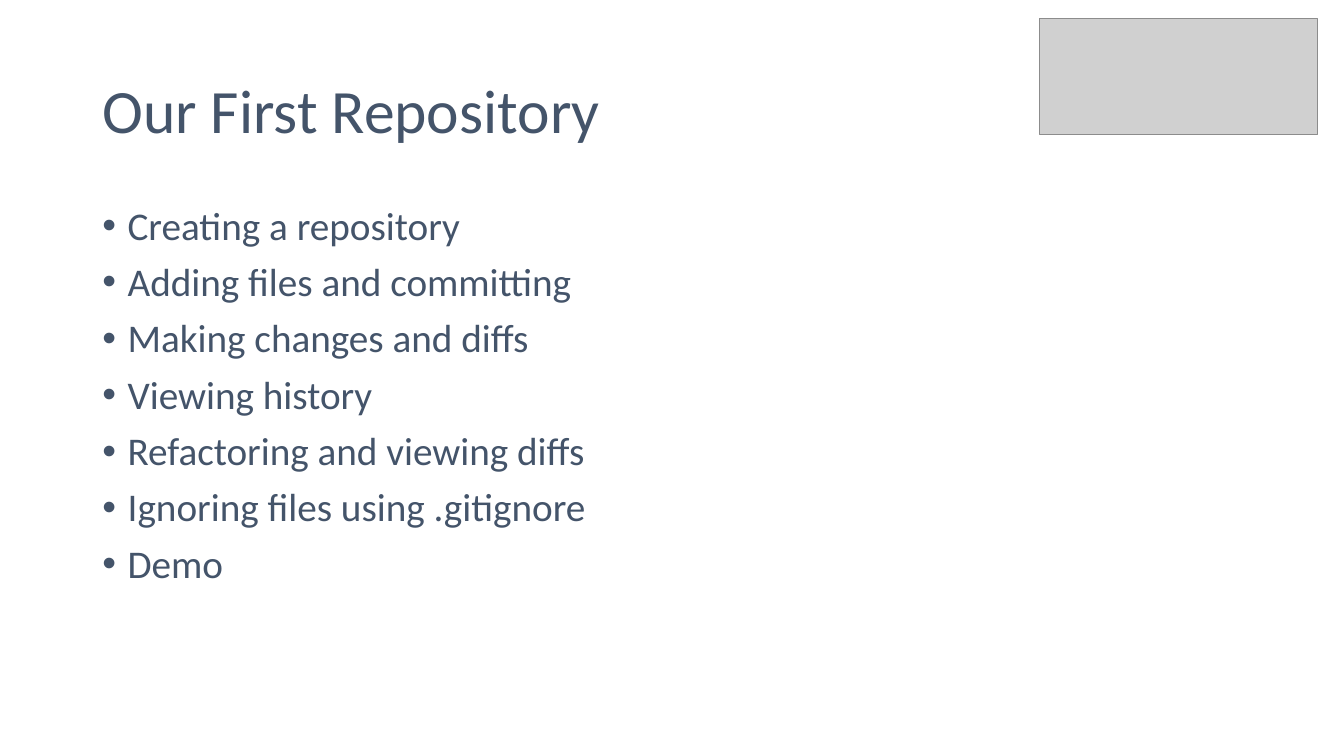
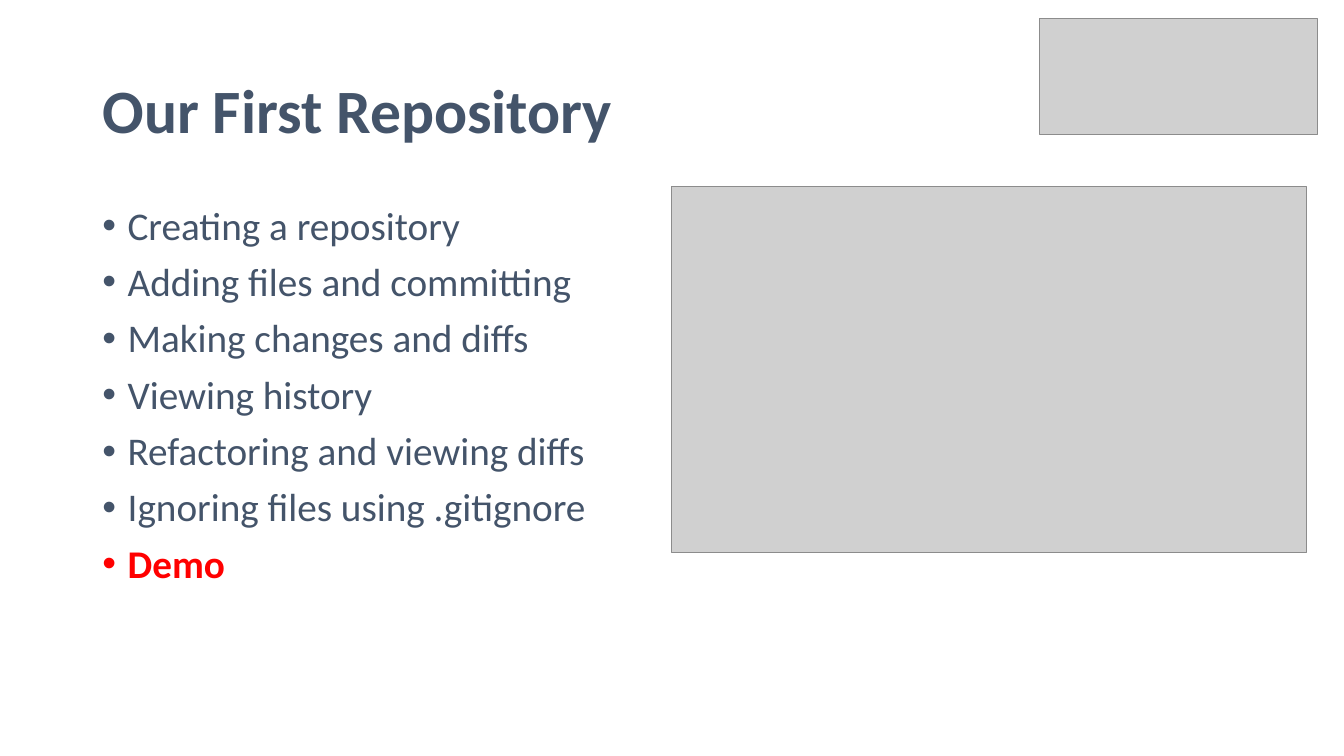
Before and after one commit to noelmcgrath/GitPresentation, a slide deck: slide 8 of Introduction to Git and GitHub.pptx (slide 9 before the commit). Drawn at 1344x756 pixels with LibreOffice and Linux fonts; fonts in the diff are those of the drawing; grey boxes stand for pictures. Boxes give left, top, right and bottom in pixels: in the first picture for what was removed or moved away, otherwise in the second. Text is boxed around its words. In the diff, an @@ line names an element or a change of style, - is before the commit and + after.

```diff
--- a/Introduction to Git and GitHub.pptx
+++ b/Introduction to Git and GitHub.pptx
@@ title "Our First Repository" at (102, 90, 612, 143): bold on @@
@@ picture added at (673, 187, 1307, 553) @@
@@ text at (128, 552, 225, 579): text colour #44546A to #FF0000, bold on in "Demo" @@
```
Also in this commit, not shown: 5 other slides changed, 4 slides added, 1 slide removed, 1 other file.
